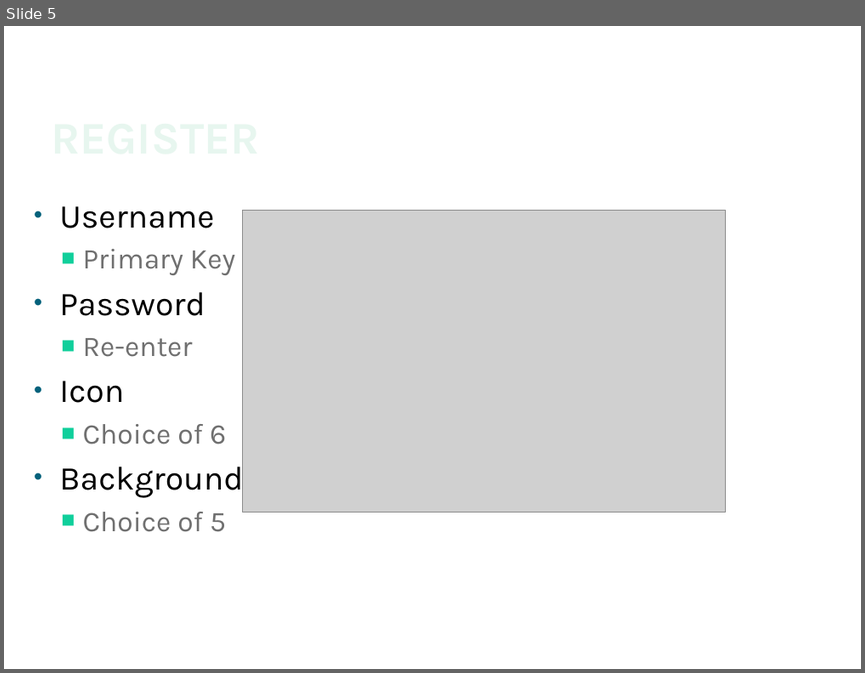
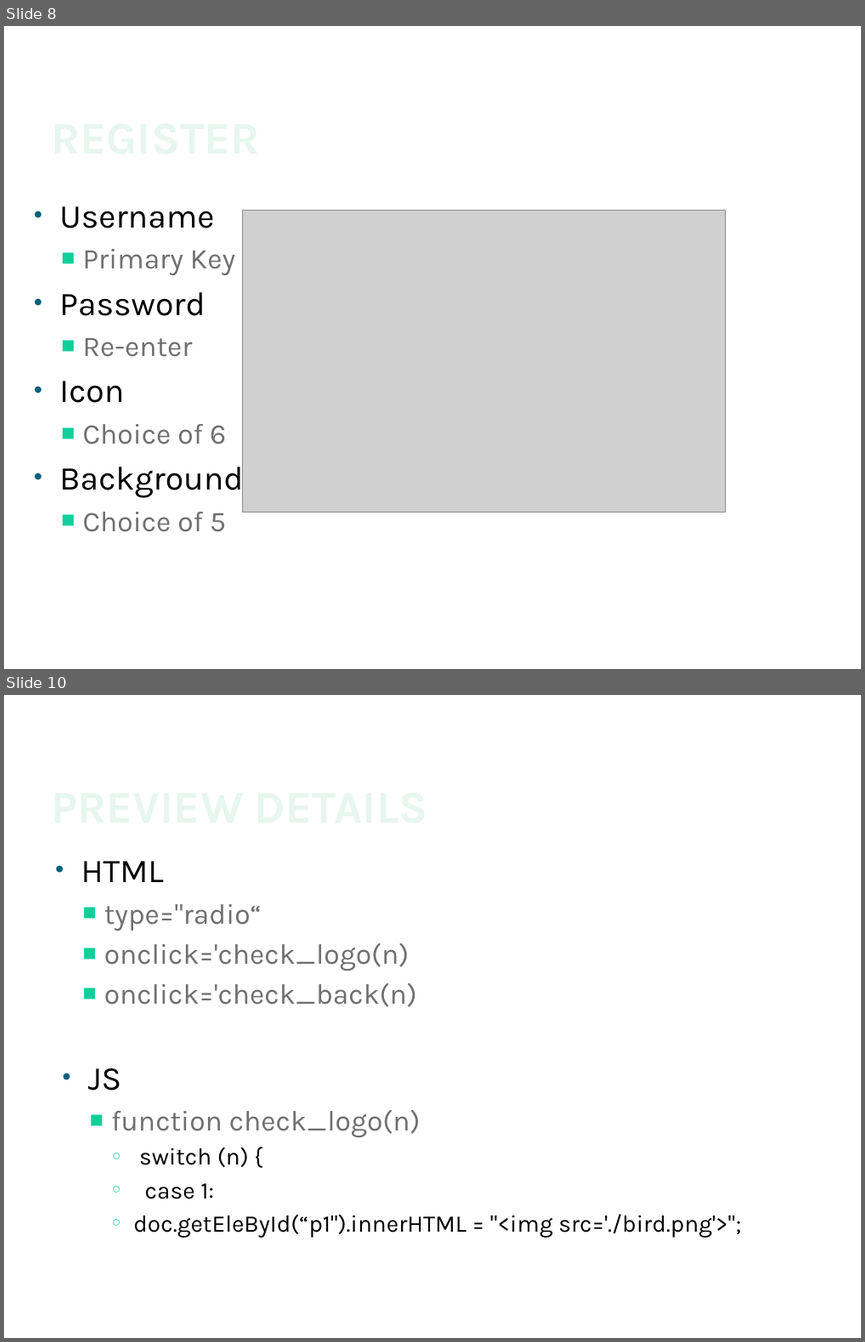
Before and after one commit to JaySao/FaceSpace, a slide deck: Facespace.pptx. Shown one above the other, each under a label of ours: slide 5 before the commit, slides 8 and 10 after it; the slides between them are not shown. The pictures are 865x673 and 865x1342 pixels, drawn with LibreOffice and Linux fonts; fonts in the diff are those of the drawing; grey boxes stand for pictures; background and template pictures are left out. Boxes give left, top, right and bottom in pixels: in the first picture for what was removed or moved away, otherwise in the second. Text is boxed around its words. In the diff, an @@ line names an element or a change of style, - is before the commit and + after.

```diff
--- a/Facespace.pptx
+++ b/Facespace.pptx
@@ slide 10 added at (x1=4, y1=695, x2=861, y2=1338), background #FFFFFF @@
@@ title added at (x1=46, y1=725, x2=726, y2=832), 38 pt, text gradient #F0F9F5 to #E7F6EF to #97DFC0 to #39D19F, bold @@
+PREVIEW DETAILS
@@ text added at (x1=81, y1=861, x2=417, y2=1007), 24 pt, text #707070 @@
+• HTML
+  ■ type="radio“
+  ■ onclick='check_logo(n)
+  ■ onclick='check_back(n)
@@ text added at (x1=88, y1=1068, x2=741, y2=1237), 20 pt, text #000000 @@
+• JS
+  ■ function check_logo(n)
+    ○ switch (n) {
+    ○ case 1:
+    ○ doc.getEleById(“p1").innerHTML = "<img src='./bird.png'>";
@@ what was slide 5 is now slide 8 @@
```
Also in this commit, not shown: 3 slides changed, 9 other slides added, 2 slides removed, 2 other files.
